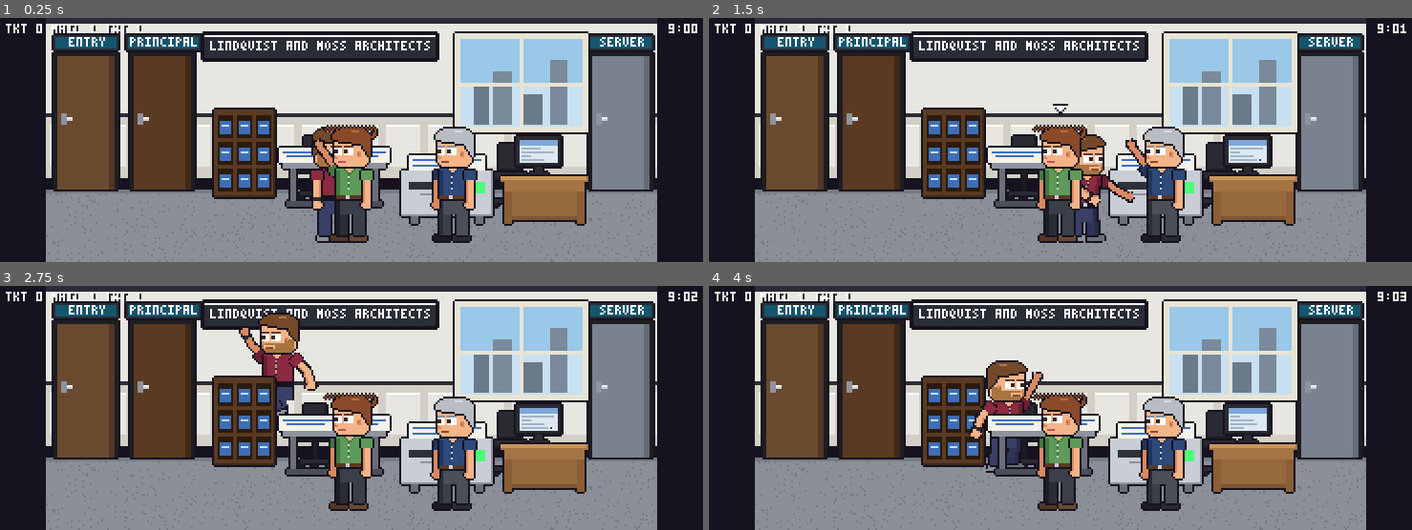
Above: before the commit, frames 1-4 (two rows, left to right).
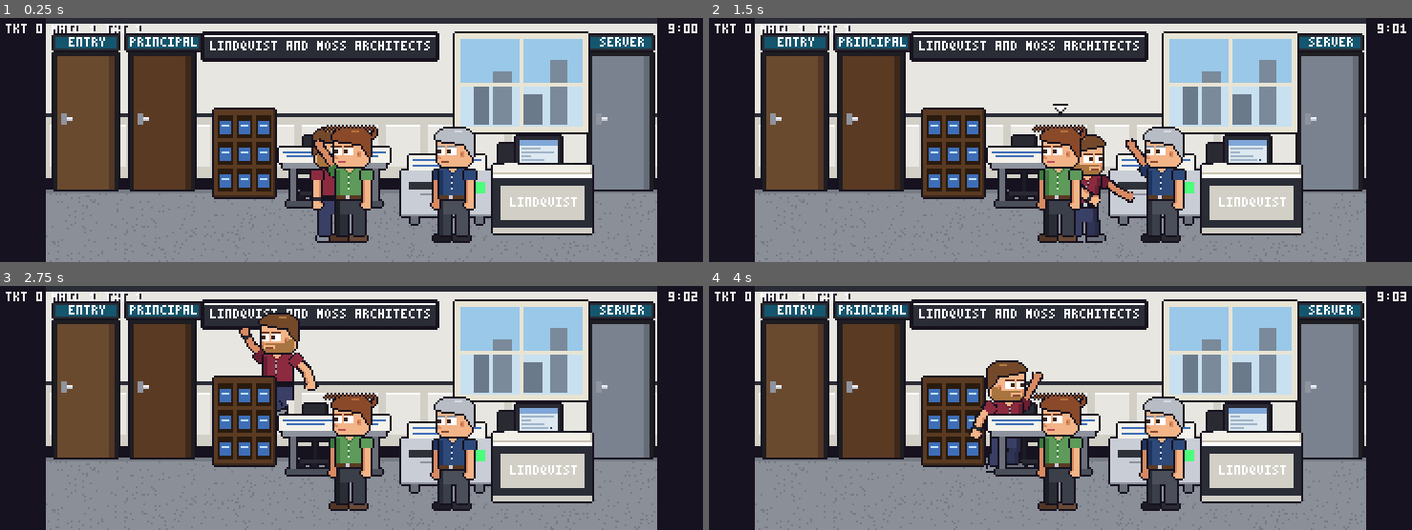
Above: after the commit, the same moments.

Repository: shiftnerd/mspsim
Game: Godot game, scene res://scenes/site_arch_a.tscn
Two runs of this game, one before a commit and one after it. Both use one fixed random seed, a clock stepped at 60 frames per second and the inputs below. This scene is started directly instead of the project's main scene.
Inputs (mouse positions are in pixels of both pictures, inside the frame that each line leads up to):
- Up to frame 1 (0.25 s): no input
- Up to frame 2 (1.5 s): tap Enter at 0.5 s; move the mouse to (1215, 127) at 0.52 s; hold D (move_right) 0.53-1.25 s; tap X (dance) at 0.6 s; click (1215, 127) at 0.67 s; tap Space (jump) at 0.77, 1.07 s; tap E (interact) at 0.8 s; drag from (919, 152) to (1327, 152) at 1.27 s
- Up to frame 3 (2.75 s): move the mouse to (421, 354) at 2.02 s; hold A (move_left) from 2.03 s (still down); hold Shift (run) from 2.03 s (still down); tap Space (jump) at 2.3 s
- Up to frame 4 (4 s): release A (move_left) at 2.75 s; release Shift (run) at 2.75 s; drag from (1025, 456) to (870, 420) at 2.77 s; move the mouse to (1271, 444) at 3.52 s; hold D (move_right) from 3.53 s (still down); tap X (dance) at 3.6 s; tap Space (jump) at 3.77 s; tap E (interact) at 3.8 s

The runs differ from the first frame. In frame 1, 4.2% of the frame differs, in the area x 69-85%, y 59-90%; in frame 2, 4.2%; in frame 3, 4.2%; in frame 4, 4.2%.

Commit message:
Site polish: arch and realty scenes use the new pieces, coffee bar / sign-in / reception zones, staff no longer steal E, sign overlaps, narrower dinner list
Co-Authored-By: Claude Sonnet 5.5 <noreply@anthropic.com>
Claude-Session: https://claude.ai/code/session_01EmCt86fEXnPw3giyK94Bzf

Diff:
--- a/godot/scenes/site_arch_a.tscn
+++ b/godot/scenes/site_arch_a.tscn
@@ -12,7 +12,7 @@
 [ext_resource type="PackedScene" path="res://scenes/npc.tscn" id="npc"]
 [ext_resource type="Texture2D" path="res://assets/props/blueprint_rack.png" id="prop_blueprint_rack"]
 [ext_resource type="Texture2D" path="res://assets/props/chair_office.png" id="prop_chair_office"]
-[ext_resource type="Texture2D" path="res://assets/props/desk_cubicle_46.png" id="prop_desk_cubicle_46"]
+[ext_resource type="Texture2D" path="res://assets/props/recep_desk_arch_a.png" id="prop_recep_desk_arch_a"]
 [ext_resource type="Texture2D" path="res://assets/props/draft_table.png" id="prop_draft_table"]
 [ext_resource type="Texture2D" path="res://assets/props/monitor.png" id="prop_monitor"]
 [ext_resource type="Texture2D" path="res://assets/props/plotter.png" id="prop_plotter"]
@@ -135,6 +135,15 @@
 [node name="Shape" type="CollisionShape2D" parent="Interactables/UseDoor"]
 shape = SubResource("shape_fx")
 
+[node name="UseObjRecep" type="Area2D" parent="Interactables"]
+position = Vector2(265, 70)
+script = ExtResource("interact")
+target = NodePath("../../Fx/ObjRecep")
+low_priority = true
+
+[node name="Shape" type="CollisionShape2D" parent="Interactables/UseObjRecep"]
+shape = SubResource("shape_fx")
+
 [node name="Fx" type="Node2D" parent="."]
 
 [node name="ObjPc0" type="Node2D" parent="Fx"]
@@ -152,6 +161,11 @@
 script = ExtResource("fx")
 kind = "onsite_door"
 
+[node name="ObjRecep" type="Node2D" parent="Fx"]
+position = Vector2(258, 77)
+script = ExtResource("fx")
+kind = "onsite_recep"
+
 [node name="Actors" type="Node2D" parent="."]
 y_sort_enabled = true
 
@@ -179,11 +193,11 @@
 offset = Vector2(0, -37)
 texture = ExtResource("prop_plotter")
 
-[node name="desk_cubicle_46_4" type="Sprite2D" parent="Actors"]
-position = Vector2(261, 108)
-centered = false
-offset = Vector2(0, -26)
-texture = ExtResource("prop_desk_cubicle_46")
+[node name="recep_desk_arch_a_4" type="Sprite2D" parent="Actors"]
+position = Vector2(257, 109)
+centered = false
+offset = Vector2(0, -33)
+texture = ExtResource("prop_recep_desk_arch_a")
 
 [node name="monitor_5" type="Sprite2D" parent="Actors"]
 position = Vector2(269, 96)
--- a/godot/scenes/site_arch_b.tscn
+++ b/godot/scenes/site_arch_b.tscn
@@ -12,7 +12,7 @@
 [ext_resource type="PackedScene" path="res://scenes/npc.tscn" id="npc"]
 [ext_resource type="Texture2D" path="res://assets/props/blueprint_rack.png" id="prop_blueprint_rack"]
 [ext_resource type="Texture2D" path="res://assets/props/chair_office.png" id="prop_chair_office"]
-[ext_resource type="Texture2D" path="res://assets/props/desk_cubicle_46.png" id="prop_desk_cubicle_46"]
+[ext_resource type="Texture2D" path="res://assets/props/recep_desk_arch_b.png" id="prop_recep_desk_arch_b"]
 [ext_resource type="Texture2D" path="res://assets/props/draft_table.png" id="prop_draft_table"]
 [ext_resource type="Texture2D" path="res://assets/props/monitor.png" id="prop_monitor"]
 [ext_resource type="Texture2D" path="res://assets/props/plotter.png" id="prop_plotter"]
@@ -135,6 +135,15 @@
 [node name="Shape" type="CollisionShape2D" parent="Interactables/UseDoor"]
 shape = SubResource("shape_fx")
 
+[node name="UseObjRecep" type="Area2D" parent="Interactables"]
+position = Vector2(265, 70)
+script = ExtResource("interact")
+target = NodePath("../../Fx/ObjRecep")
+low_priority = true
+
+[node name="Shape" type="CollisionShape2D" parent="Interactables/UseObjRecep"]
+shape = SubResource("shape_fx")
+
 [node name="Fx" type="Node2D" parent="."]
 
 [node name="ObjPc0" type="Node2D" parent="Fx"]
@@ -152,6 +161,11 @@
 script = ExtResource("fx")
 kind = "onsite_door"
 
+[node name="ObjRecep" type="Node2D" parent="Fx"]
+position = Vector2(258, 77)
+script = ExtResource("fx")
+kind = "onsite_recep"
+
 [node name="Actors" type="Node2D" parent="."]
 y_sort_enabled = true
 
@@ -179,11 +193,11 @@
 offset = Vector2(0, -37)
 texture = ExtResource("prop_plotter")
 
-[node name="desk_cubicle_46_4" type="Sprite2D" parent="Actors"]
-position = Vector2(261, 108)
-centered = false
-offset = Vector2(0, -26)
-texture = ExtResource("prop_desk_cubicle_46")
+[node name="recep_desk_arch_b_4" type="Sprite2D" parent="Actors"]
+position = Vector2(257, 109)
+centered = false
+offset = Vector2(0, -33)
+texture = ExtResource("prop_recep_desk_arch_b")
 
 [node name="monitor_5" type="Sprite2D" parent="Actors"]
 position = Vector2(269, 96)
--- a/godot/scenes/site_realty_a.tscn
+++ b/godot/scenes/site_realty_a.tscn
@@ -15,7 +15,7 @@
 [ext_resource type="Texture2D" path="res://assets/props/keyboard.png" id="prop_keyboard"]
 [ext_resource type="Texture2D" path="res://assets/props/monitor.png" id="prop_monitor"]
 [ext_resource type="Texture2D" path="res://assets/props/printer_box.png" id="prop_printer_box"]
-[ext_resource type="Texture2D" path="res://assets/props/sold_sign.png" id="prop_sold_sign"]
+[ext_resource type="Texture2D" path="res://assets/props/coffee_bar_a.png" id="prop_coffee_bar_a"]
 
 [sub_resource type="RectangleShape2D" id="shape_floor"]
 size = Vector2(768, 20)
@@ -144,6 +144,23 @@
 [node name="Shape" type="CollisionShape2D" parent="Interactables/UseDoor"]
 shape = SubResource("shape_fx")
 
+[node name="UseObjCoffee" type="Area2D" parent="Interactables"]
+position = Vector2(121, 70)
+script = ExtResource("interact")
+target = NodePath("../../Fx/ObjCoffee")
+
+[node name="Shape" type="CollisionShape2D" parent="Interactables/UseObjCoffee"]
+shape = SubResource("shape_fx")
+
+[node name="UseObjSignin" type="Area2D" parent="Interactables"]
+position = Vector2(153, 70)
+script = ExtResource("interact")
+target = NodePath("../../Fx/ObjSignin")
+low_priority = true
+
+[node name="Shape" type="CollisionShape2D" parent="Interactables/UseObjSignin"]
+shape = SubResource("shape_fx")
+
 [node name="Fx" type="Node2D" parent="."]
 
 [node name="ObjPc0" type="Node2D" parent="Fx"]
@@ -161,14 +178,24 @@
 script = ExtResource("fx")
 kind = "onsite_door"
 
+[node name="ObjCoffee" type="Node2D" parent="Fx"]
+position = Vector2(106, 62)
+script = ExtResource("fx")
+kind = "onsite_coffeebar"
+
+[node name="ObjSignin" type="Node2D" parent="Fx"]
+position = Vector2(138, 30)
+script = ExtResource("fx")
+kind = "onsite_signin"
+
 [node name="Actors" type="Node2D" parent="."]
 y_sort_enabled = true
 
-[node name="sold_sign_0" type="Sprite2D" parent="Actors"]
-position = Vector2(107, 100)
-centered = false
-offset = Vector2(0, -39)
-texture = ExtResource("prop_sold_sign")
+[node name="coffee_bar_a_0" type="Sprite2D" parent="Actors"]
+position = Vector2(105, 102)
+centered = false
+offset = Vector2(0, -41)
+texture = ExtResource("prop_coffee_bar_a")
 
 [node name="chair_office_1" type="Sprite2D" parent="Actors"]
 position = Vector2(136, 95)
--- a/godot/scenes/site_realty_b.tscn
+++ b/godot/scenes/site_realty_b.tscn
@@ -15,7 +15,7 @@
 [ext_resource type="Texture2D" path="res://assets/props/keyboard.png" id="prop_keyboard"]
 [ext_resource type="Texture2D" path="res://assets/props/monitor.png" id="prop_monitor"]
 [ext_resource type="Texture2D" path="res://assets/props/printer_box.png" id="prop_printer_box"]
-[ext_resource type="Texture2D" path="res://assets/props/sold_sign.png" id="prop_sold_sign"]
+[ext_resource type="Texture2D" path="res://assets/props/coffee_bar_b.png" id="prop_coffee_bar_b"]
 
 [sub_resource type="RectangleShape2D" id="shape_floor"]
 size = Vector2(768, 20)
@@ -144,6 +144,23 @@
 [node name="Shape" type="CollisionShape2D" parent="Interactables/UseDoor"]
 shape = SubResource("shape_fx")
 
+[node name="UseObjCoffee" type="Area2D" parent="Interactables"]
+position = Vector2(121, 70)
+script = ExtResource("interact")
+target = NodePath("../../Fx/ObjCoffee")
+
+[node name="Shape" type="CollisionShape2D" parent="Interactables/UseObjCoffee"]
+shape = SubResource("shape_fx")
+
+[node name="UseObjSignin" type="Area2D" parent="Interactables"]
+position = Vector2(153, 70)
+script = ExtResource("interact")
+target = NodePath("../../Fx/ObjSignin")
+low_priority = true
+
+[node name="Shape" type="CollisionShape2D" parent="Interactables/UseObjSignin"]
+shape = SubResource("shape_fx")
+
 [node name="Fx" type="Node2D" parent="."]
 
 [node name="ObjPc0" type="Node2D" parent="Fx"]
@@ -161,14 +178,24 @@
 script = ExtResource("fx")
 kind = "onsite_door"
 
+[node name="ObjCoffee" type="Node2D" parent="Fx"]
+position = Vector2(106, 62)
+script = ExtResource("fx")
+kind = "onsite_coffeebar"
+
+[node name="ObjSignin" type="Node2D" parent="Fx"]
+position = Vector2(138, 30)
+script = ExtResource("fx")
+kind = "onsite_signin"
+
 [node name="Actors" type="Node2D" parent="."]
 y_sort_enabled = true
 
-[node name="sold_sign_0" type="Sprite2D" parent="Actors"]
-position = Vector2(107, 100)
-centered = false
-offset = Vector2(0, -39)
-texture = ExtResource("prop_sold_sign")
+[node name="coffee_bar_b_0" type="Sprite2D" parent="Actors"]
+position = Vector2(105, 102)
+centered = false
+offset = Vector2(0, -41)
+texture = ExtResource("prop_coffee_bar_b")
 
 [node name="chair_office_1" type="Sprite2D" parent="Actors"]
 position = Vector2(136, 95)
--- a/godot/scripts/onsite.gd
+++ b/godot/scripts/onsite.gd
@@ -1023,6 +1023,29 @@
 		"You tap the glass. The fish pretends not to know you.",
 		"The orange fish swims to the glass, looks at you and leaves."
 	],
+	"coffeebar":
+	[
+		"You pour a cup from the glass pot. It has been on the burner since the spring open house, but it is free.",
+		"You fill a mug that says #1 IN SALES (2009). The coffee is hot and tastes like the pot.",
+		"You help yourself to the open house coffee. The tip jar says 'for the intern'. You leave a quarter."
+	],
+	"coffeebar_full":
+	[
+		"You already have a cup. Greed is a sin, even in real estate.",
+		"Your hands are full of coffee. The pot will wait."
+	],
+	"signin":
+	[
+		"You sign in. Reason for visit: 'IT'. Under it a previous visitor wrote 'Dave - plumbing - yes'.",
+		"The pen is on a string and the string is shorter than your arm. You sign sideways.",
+		"NAME / COMPANY / TIME IN / REASON. The last line says 'Karen - Karen - 9:02 - I am the owner'."
+	],
+	"recep":
+	[
+		"The receptionist: 'Are you here about the plotter? Please say you are here about the plotter.'",
+		"The receptionist: 'The principals are in a charrette until five. Can I get you a coffee?'",
+		"A roll of drawings on the desk has a sticky note: DO NOT TOUCH. NOT EVEN YOU, STEVE."
+	],
 }
 var PETS: Dictionary = DEFAULT_PETS.duplicate(true)
 
@@ -1462,6 +1485,9 @@
 		return
 	if obj in ["dog", "cat", "fish"]:
 		_pet(obj)
+		return
+	if obj in ["coffeebar", "signin", "recep"]:
+		_site_line(obj)
 		return
 	if obj == "owner" and visit_kind != "" and not _met:
 		_meeting()
@@ -1721,6 +1747,25 @@
 	Cards.ask(_owner_name(c), text, [{"label": "OK", "id": "ok"}], func(_id: String) -> void: pass)
 
 
+# the realty coffee bar (a cup of coffee), the sign-in clipboard and the architects' reception desk (a line, no game effect)
+func _site_line(kind: String) -> void:
+	var p := get_tree().current_scene.get_node_or_null("Actors/Player")
+	var key := kind
+	if kind == "coffeebar" and p != null and str(p.held) == "coffee":
+		key = "coffeebar_full"
+	var lines: Array = PETS.get(key, [])
+	if lines.is_empty():
+		return
+	Hints.toast(str(lines[randi() % lines.size()]), 3.0)
+	if key == "coffeebar":
+		get_tree().create_timer(1.0).timeout.connect(_pour.bind(p))
+
+
+func _pour(p: Node) -> void:
+	if is_instance_valid(p) and p.has_method("give"):
+		p.give("coffee")
+
+
 # you can always pet the animals (the rules)
 func _pet(kind: String) -> void:
 	var lines: Array = PETS.get(kind, [])
@@ -1953,4 +1998,7 @@
 			["wait:7", "say:2"] if str(entry[2]) == "staff" else ["wait:7", "talk:3"]
 		)
 		npc.position = Vector2(x0 + float(entry[1]), 118.0)
+		var zone := RectangleShape2D.new()  # a narrower talk zone than the cast has, so doors and equipment next to them stay easy to hit
+		zone.size = Vector2(30, 56)
+		npc.get_node("Shape").shape = zone
 		stage.get_node("Actors").add_child(npc)
--- a/godot/scripts/outings.gd
+++ b/godot/scripts/outings.gd
@@ -1270,7 +1270,7 @@
 		_t("SIT AT THE BOOTH", o.x, o.y, UiStyle.SOFT)
 		return
 	_t("ROUND %d OF 5  SCORE %d" % [int(g.round), int(g.score)], o.x, o.y, WHITE)
-	var w := minf(size.x - 8.0, 112.0)
+	var w := minf(size.x - 8.0, 84.0)  # narrow, so it stays right of Vic at the bar in the 320x180 format
 	var box := Rect2(size.x - w - 4.0, s.position.y - 43.0, w, 42.0)
 	UiStyle.box(_canvas, box)
 	for i in 4:
--- a/godot/scripts/player.gd
+++ b/godot/scripts/player.gd
@@ -83,6 +83,8 @@
 		d += 0.02 * absf(n.global_position.y - (global_position.y - 40.0))
 		if n.get("low_priority") == true:
 			d += 14.0
+		elif n.is_in_group("npcs") and str(n.get("role")).begins_with("site:"):
+			d += 20.0  # doors and equipment beat small talk with the client staff (Tab still selects them)
 		if d < best_d:
 			best_d = d
 			best = n
--- a/godot/tests/onsite.gd
+++ b/godot/tests/onsite.gd
@@ -280,12 +280,12 @@
 		crew.size() == 2 and crew.any(func(c: String) -> bool: return c.begins_with("client_vet")),
 		"the vet office has a receptionist and a tech: %s" % str(crew)
 	)
-	var pets0: int = on.pets
+	var pets_before: int = on.pets
 	await _wait(0.8)
 	on.interact("dog")
-	_check(on.pets == pets0 + 1 and root.get_node("Hints").toast_text != "", "you can pet the dog")
+	_check(on.pets == pets_before + 1 and root.get_node("Hints").toast_text != "", "you can pet the dog")
 	on.interact("cat")
-	_check(on.pets == pets0 + 2, "and the cat")
+	_check(on.pets == pets_before + 2, "and the cat")
 	game.go("site_dental_b", "start")
 	await _wait(1.0)
 	var crew_b := []
@@ -389,6 +389,31 @@
 	)
 	_drain(cards)
 
+	await _wait(1.5)
+	# the realty coffee bar pours a coffee; the sign-in sheet and the architects' desk only talk
+	game.go("site_realty_a", "start")
+	await _wait(0.8)
+	var pl := current_scene.get_node("Actors/Player")
+	pl.give("")
+	on.interact("coffeebar")
+	await _wait(1.4)
+	_check(str(pl.held) == "coffee", "the realty coffee bar gives you a coffee")
+	on.interact("coffeebar")
+	_check(str(pl.held) == "coffee", "a second pour does nothing more")
+	pl.give("")
+	var pets_site: int = on.pets
+	on.interact("signin")
+	on.interact("recep")
+	_check(str(pl.held) == "" and on.pets == pets_site, "the sign-in sheet and the reception desk have no game effect")
+	var names := []
+	for z in current_scene.get_node("Interactables").get_children():
+		names.append(str(z.name))
+	_check("UseObjCoffee" in names and "UseObjSignin" in names, "realty has coffee bar and sign-in zones")
+	_check(current_scene.get_node("Interactables/UseObjSignin").low_priority, "the sign-in zone is low priority")
+	game.go("site_arch_b", "start")
+	await _wait(0.8)
+	var recep := current_scene.get_node_or_null("Interactables/UseObjRecep")
+	_check(recep != null and recep.low_priority, "the architects' reception desk is a low priority zone")
 	await _wait(1.5)
 	# every room of every site loads, with something to use in it
 	for site in ["dental", "law", "vet", "arch", "realty", "trailer"]:
--- /dev/null
+++ b/godot/tests/prio.gd
@@ -0,0 +1,82 @@
+extends SceneTree
+# Interact priority at the client sites: doors and equipment beat small talk with staff; nearest wins otherwise.
+# gdlint:disable=max-line-length
+
+var failures := 0
+
+
+func _check(ok: bool, what: String) -> void:
+	if not ok:
+		failures += 1
+	print(("ok   " if ok else "FAIL ") + what)
+
+
+func _wait(secs: float) -> void:
+	await create_timer(secs).timeout
+
+
+func _at(x: float) -> Node:
+	var p: Node = current_scene.get_node("Actors/Player")
+	p.global_position = Vector2(x, 118.0)
+	p._pick = null
+	return p
+
+
+func _nearest(x: float) -> String:
+	var p := _at(x)
+	await _wait(0.25)
+	var n: Node = p.nearest()
+	return "" if n == null else str(n.name)
+
+
+func _init() -> void:
+	await process_frame
+	var game := root.get_node("Game")
+	root.get_node("Campaign").save_prefix = "user://test_"
+	game.title_mode = false
+
+	# the dental closet: each piece of equipment is the target at its own spot
+	game.go("site_dental_closet_a", "start")
+	await _wait(0.8)
+	_check(await _nearest(185.0) == "UseObjCabinet", "closet: the cabinet at x=185")
+	_check(await _nearest(231.0) == "UseObjServer", "closet: the server tower at x=231")
+	_check(await _nearest(215.0) == "UseObjServer", "closet: the server wins at its zone edge")
+
+	# the arch office: the printer and staff stand together; the plotter wins, Tab still reaches the staff
+	game.go("site_arch_a", "start")
+	await _wait(0.8)
+	var printer_x := 208.0 + 24.0
+	var staff: Node = null
+	for n in get_nodes_in_group("npcs"):
+		if str(n.role) == "site:staff" and absf(n.global_position.x - (214.0 + 24.0)) < 2.0:
+			staff = n
+	_check(staff != null, "a staff member stands beside the plotter")
+	_check(await _nearest(printer_x) == "UseObjPrinter1", "arch: standing at the plotter, E is the plotter and not small talk")
+	var p := _at(238.0)
+	await _wait(0.25)
+	_check(p.nearest() != null and p.nearest().name == "UseObjPrinter1", "arch: still the plotter a little to the right")
+	p.cycle_pick(1)
+	_check(p.nearest() == staff or p.nearest().name != "UseObjPrinter1", "Tab moves on to someone else in reach")
+
+	# the PC beats the low priority reception desk, and the desk is reachable at its left end
+	_check(await _nearest(256.0 + 24.0) == "UseObjPc0", "arch: the PC beats the reception desk")
+	_check(await _nearest(236.0 + 24.0) != "", "arch: something is in reach at the reception desk")
+
+	# a door next to a staff member
+	game.go("site_dental_a", "start")
+	await _wait(0.8)
+	var door_x := 24.0 + 21.0
+	_check(str(await _nearest(door_x + 5.0)).begins_with("Use"), "dental: next to the door the door zone wins (%s)" % str(await _nearest(door_x + 5.0)))
+
+	# alone with a person the person is the target
+	game.go("site_dental_office_a", "start")
+	await _wait(0.8)
+	var owner_npc: Node = null
+	for n in get_nodes_in_group("npcs"):
+		owner_npc = n
+	if owner_npc != null:
+		var pp := _at(owner_npc.global_position.x)
+		await _wait(0.25)
+		_check(pp.nearest() == owner_npc, "alone with the owner, E talks to the owner")
+	print("failures=", failures)
+	quit(1 if failures > 0 else 0)
Binary file changed: godot/assets/props/recep_desk_arch_b.png
Binary file changed: godot/assets/sets/site_realty_a.png
Binary file changed: godot/assets/sets/site_realty_b.png
Binary file changed: godot/assets/sets/site_trailer_a.png
Binary file changed: godot/assets/sets/site_trailer_b.png
Binary file changed: godot/assets/sets/site_vet_a.png
Binary file changed: godot/assets/sets/site_vet_b.png
Not shown, changed: godot/story/strings.txt
Not shown, added: godot/tests/prio.gd.uid
Not shown, changed: CLAUDE.md
